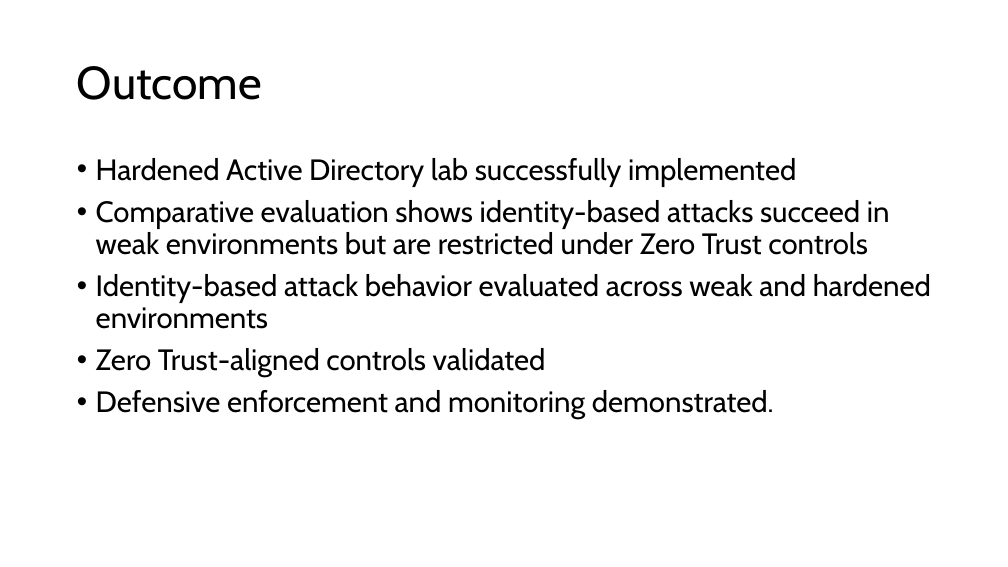
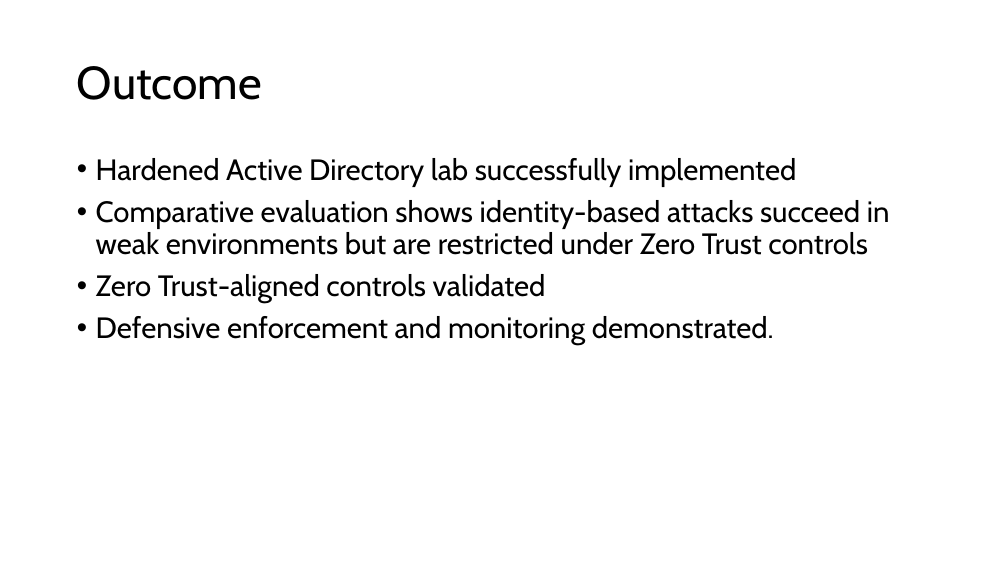
Before and after one commit to Doomguy047/PBL-4, a slide deck: slide 19 of PBL.pptx. Drawn at 1008x567 pixels with LibreOffice and Linux fonts; fonts in the diff are those of the drawing. Boxes give left, top, right and bottom in pixels: in the first picture for what was removed or moved away, otherwise in the second. Text is boxed around its words. In the diff, an @@ line names an element or a change of style, - is before the commit and + after.

```diff
--- a/PBL.pptx
+++ b/PBL.pptx
@@ text at bbox=[96, 274, 931, 329]: paragraph removed @@
-• Identity-based attack behavior evaluated across weak and hardened environments
```
Also in this commit, not shown: 2 other slides changed.
